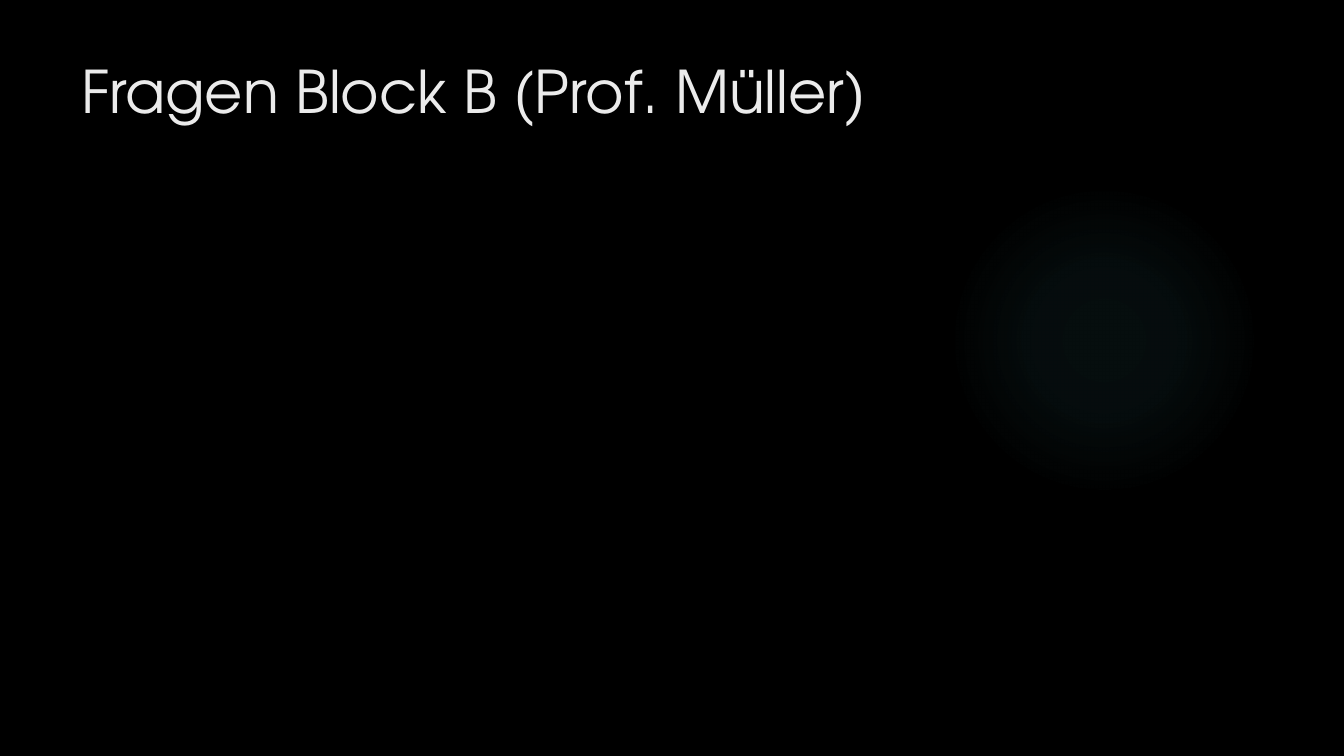
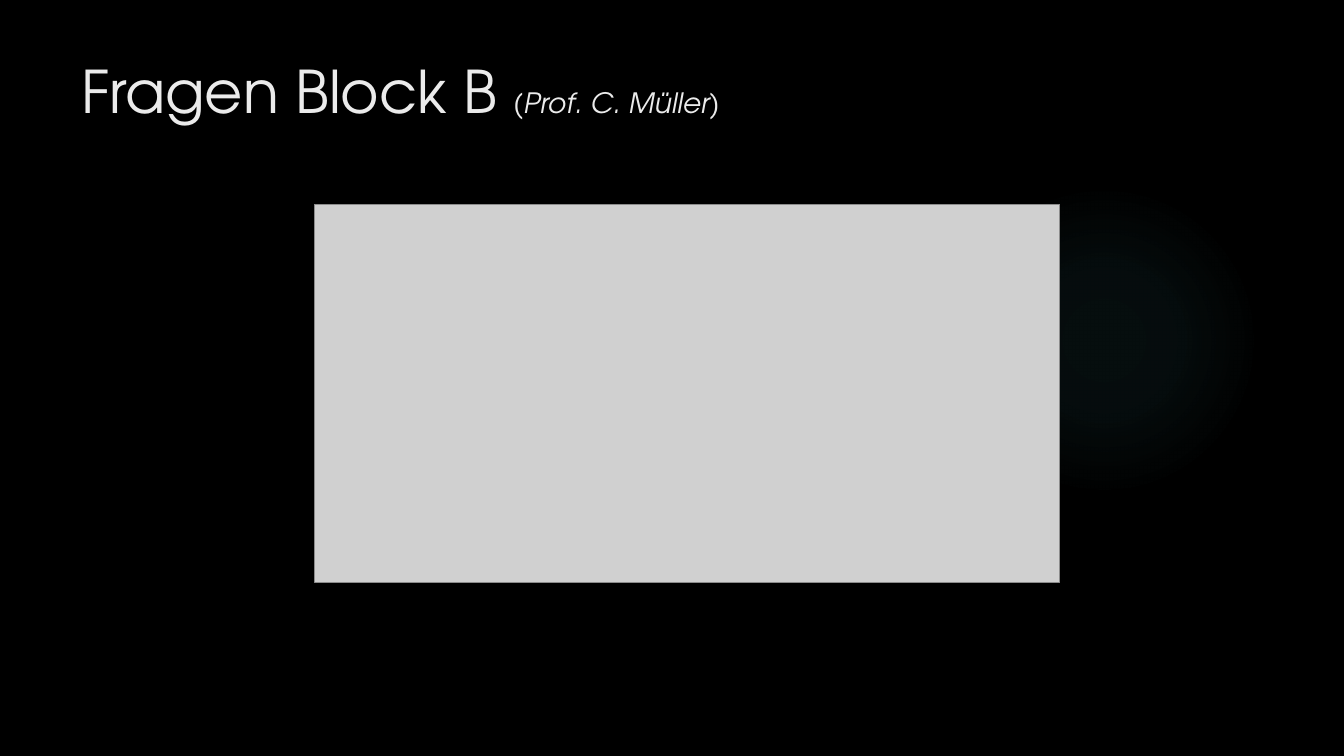
Before and after one commit to dNovel/MasterThesisWS1415, a slide deck: slide 21 of Disputation/Praesentation_DominikSteffen.pptx (slide 15 before the commit). Drawn at 1344x756 pixels with LibreOffice and Linux fonts; fonts in the diff are those of the drawing; grey boxes stand for pictures; background and template pictures are left out. Boxes give left, top, right and bottom in pixels: in the first picture for what was removed or moved away, otherwise in the second. Text is boxed around its words. In the diff, an @@ line names an element or a change of style, - is before the commit and + after.

Commit message:
Fragen von Prof. Müller eingefügt
Fragen eingefügt und beantwortet. Nächster Schritt: Prof. Taube

```diff
--- a/Disputation/Praesentation_DominikSteffen.pptx
+++ b/Disputation/Praesentation_DominikSteffen.pptx
@@ title at bbox=[81, 69, 720, 126]: text changed; size 42 to 20 pt; italic on @@
-Fragen Block B (Prof. Müller)
+Fragen Block B (Prof. C. Müller)
@@ picture added at bbox=[315, 205, 1061, 583] @@
```
Also in this commit, not shown: 1 other slide changed, 12 slides added, 2 other files.
